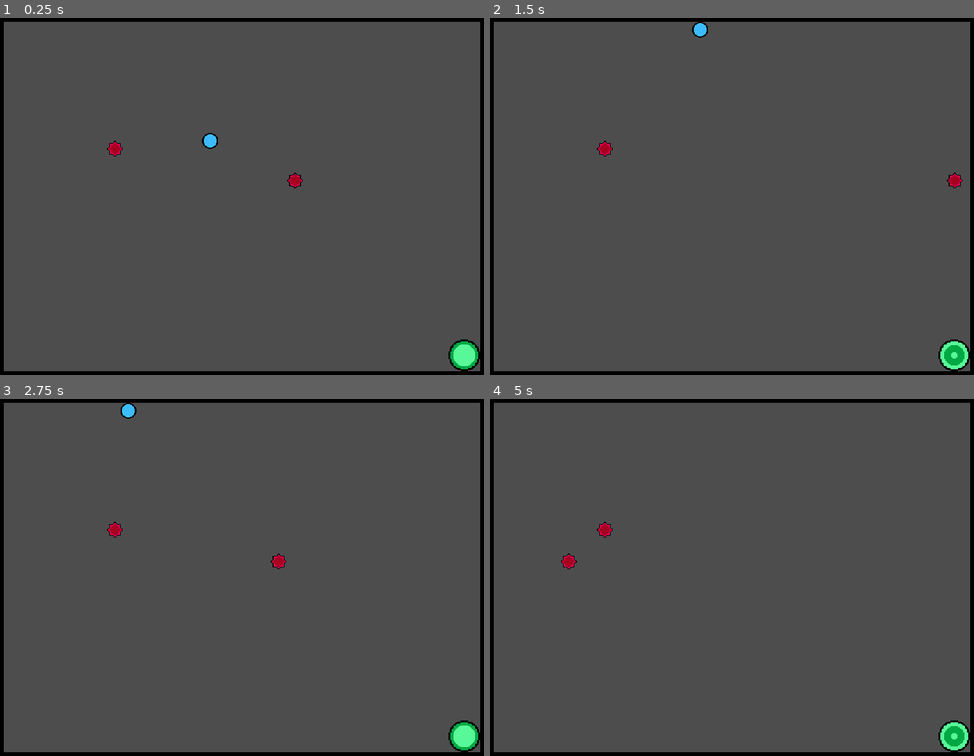
Above: before the commit, frames 1-4 (two rows, left to right).
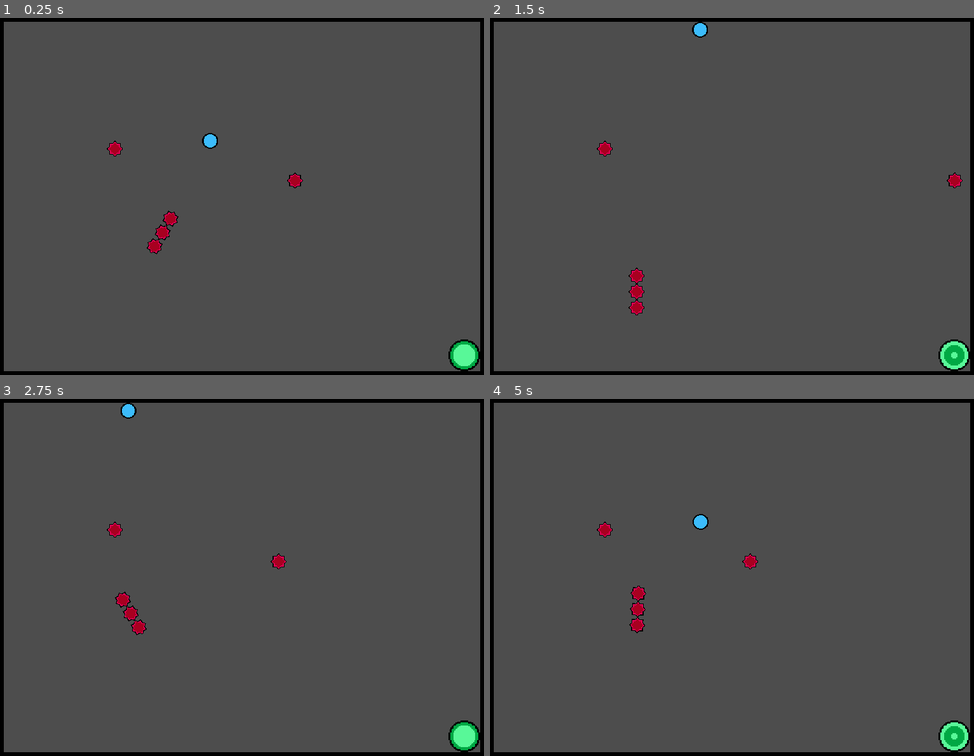
Above: after the commit, the same moments.

Repository: Aelern/godot-ball
Game: Godot game, scene res://stages/test_world.tscn
Same seed, same stepped clock (60 frames per second), same inputs: the game is played once before the commit and once after it.
Inputs:
- Up to frame 1 (0.25 s): no input
- Up to frame 2 (1.5 s): hold W (up) from 0.53 s (still down)
- Up to frame 3 (2.75 s): release W (up) at 2.03 s; hold A (left) from 2.03 s (still down)
- Up to frame 4 (5 s): release A (left) at 3.53 s; hold S (down) 3.53-4.28 s; hold D (right) from 4.28 s (still down)

The runs differ from the first frame. In frame 1, 0.3% of the frame differs, in the area x 30-37%, y 53-67%; in frame 2, 0.3%; in frame 3, 0.3%; in frame 4, 0.6%, in the area x 14-56%, y 32-66%.

Commit message:
Added prototype spike spinner and world reload logic

Diff:
--- a/objects/portal.gd
+++ b/objects/portal.gd
@@ -6,8 +6,8 @@
 
 # Called when the node enters the scene tree for the first time.
 func _ready():
-	hitbox_component.hit_hurtbox.connect(change_level.unbind(1))
+	hitbox_component.hit_hurtbox.connect(change_level)
 
 #Run level completion effects then advance to the next level
-func change_level():
-	queue_free()
+func change_level(hurtbox: HurtboxComponent):
+	hurtbox.get_parent().queue_free()
--- a/objects/portal.tscn
+++ b/objects/portal.tscn
@@ -50,7 +50,7 @@
 scale = Vector2(2, 2)
 sprite_frames = SubResource("SpriteFrames_k3rrb")
 autoplay = "default"
-frame_progress = 0.972423
+frame_progress = 0.197242
 
 [node name="HitboxComponent" type="Area2D" parent="."]
 collision_layer = 0
--- /dev/null
+++ b/obstacles/spike_spinner.gd
@@ -0,0 +1,7 @@
+extends Node2D
+
+@export var rotate_speed: float = 90
+
+# Called every frame. 'delta' is the elapsed time since the previous frame.
+func _process(delta):
+	global_rotation_degrees += rotate_speed * delta
--- /dev/null
+++ b/obstacles/spike_spinner.tscn
@@ -0,0 +1,7 @@
+[gd_scene load_steps=2 format=3 uid="uid://pbrrsbnfdwwk"]
+
+[ext_resource type="Script" path="res://obstacles/spike_spinner.gd" id="1_xhmh6"]
+
+[node name="SpikeSpinner" type="Node2D"]
+script = ExtResource("1_xhmh6")
+rotate_speed = 120.0
--- a/player/player.gd
+++ b/player/player.gd
@@ -1,3 +1,4 @@
+class_name Player
 extends CharacterBody2D
 
 @export var acceleration: float = 50.0	#Rate speed increases
--- /dev/null
+++ b/stages/level.gd
@@ -0,0 +1,10 @@
+class_name Level
+extends Node2D
+
+@onready var player = $Player
+
+# Called when the node enters the scene tree for the first time.
+func _ready():
+	player.tree_exiting.connect(func():
+		get_tree().reload_current_scene()
+		)
--- a/stages/test_world.tscn
+++ b/stages/test_world.tscn
@@ -1,12 +1,15 @@
-[gd_scene load_steps=6 format=3 uid="uid://djk35emyflnqt"]
+[gd_scene load_steps=8 format=3 uid="uid://djk35emyflnqt"]
 
 [ext_resource type="PackedScene" uid="uid://87sgwunspoac" path="res://player/player.tscn" id="1_6gi1n"]
+[ext_resource type="Script" path="res://stages/level.gd" id="1_e0lnr"]
 [ext_resource type="PackedScene" uid="uid://cj00kyspwebpe" path="res://obstacles/spike.tscn" id="2_2xgme"]
 [ext_resource type="PackedScene" uid="uid://dpauun2i4vpjj" path="res://objects/portal.tscn" id="3_fmdho"]
 [ext_resource type="PackedScene" uid="uid://wbppobph7c7b" path="res://obstacles/bouncing_spike.tscn" id="4_3lw1i"]
 [ext_resource type="PackedScene" uid="uid://23gs4vbtlnpj" path="res://objects/wall_tile_map.tscn" id="5_5aqha"]
+[ext_resource type="PackedScene" uid="uid://pbrrsbnfdwwk" path="res://obstacles/spike_spinner.tscn" id="6_vny70"]
 
 [node name="TestWorld" type="Node2D"]
+script = ExtResource("1_e0lnr")
 
 [node name="Spike" parent="." instance=ExtResource("2_2xgme")]
 position = Vector2(256, 288)
@@ -24,12 +27,14 @@
 [node name="WallTileMap" parent="." instance=ExtResource("5_5aqha")]
 layer_0/tile_data = PackedInt32Array(0, 1, 0, 65536, 1, 0, 131072, 1, 0, 196608, 1, 0, 262144, 1, 0, 327680, 1, 0, 3932 …(1335 unchanged characters)…
 
-[node name="StaticBody2D" type="StaticBody2D" parent="."]
+[node name="SpikeSpinner" parent="." instance=ExtResource("6_vny70")]
+position = Vector2(320, 512)
 
-[node name="CollisionPolygon2D" type="CollisionPolygon2D" parent="StaticBody2D"]
-polygon = PackedVector2Array(0, 768, 1024, 768, 1024, 0, 1088, 0, 1088, 832, 0, 832)
+[node name="Spike" parent="SpikeSpinner" instance=ExtResource("2_2xgme")]
+position = Vector2(0, -32)
 
-[node name="StaticBody2D2" type="StaticBody2D" parent="."]
+[node name="Spike2" parent="SpikeSpinner" instance=ExtResource("2_2xgme")]
+position = Vector2(0, -64)
 
-[node name="CollisionPolygon2D" type="CollisionPolygon2D" parent="StaticBody2D2"]
-polygon = PackedVector2Array(0, 768, 0, 0, 1024, 0, 1024, -64, -64, -64, -64, 768)
+[node name="Spike3" parent="SpikeSpinner" instance=ExtResource("2_2xgme")]
+position = Vector2(0, -96)
